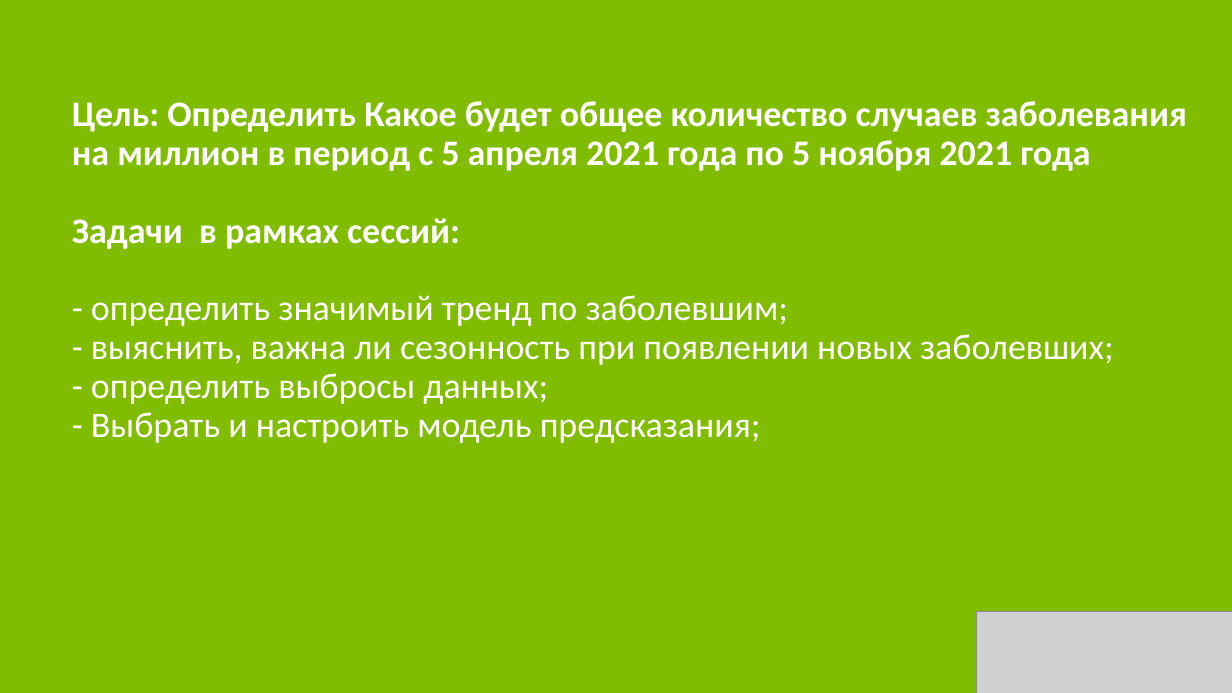
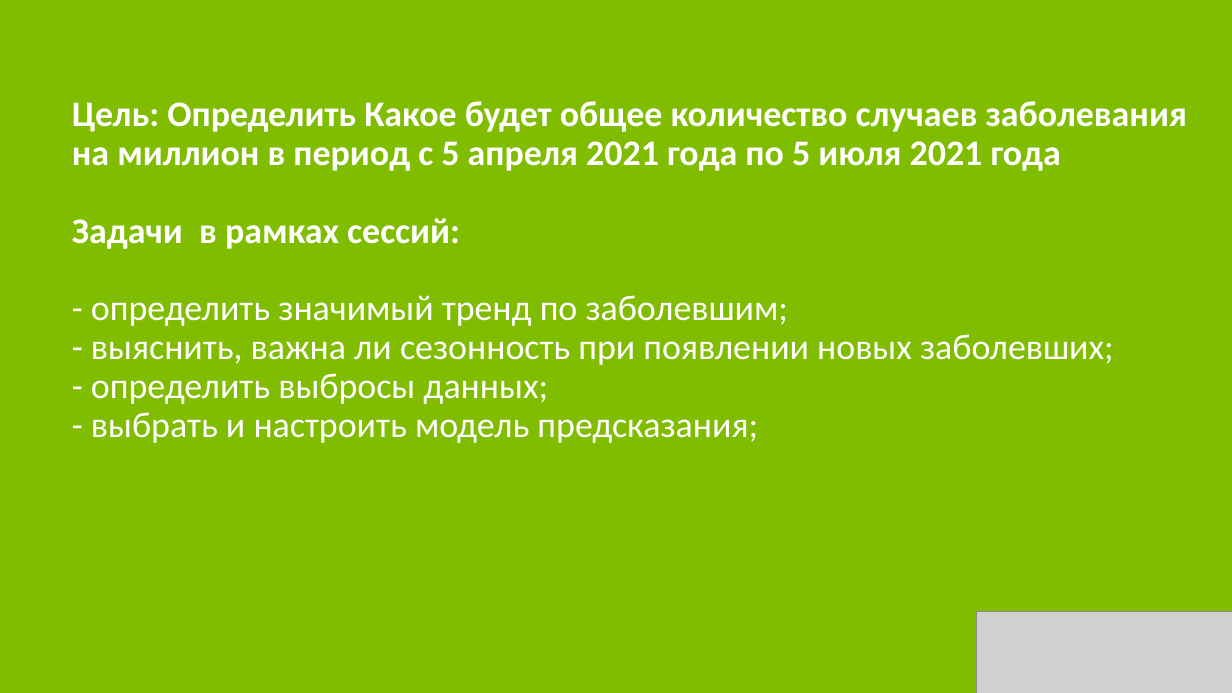
Before and after one commit to KseniyaSilenkova/-Final_examination_Switzerland, a slide deck: slide 2 of Презентация.pptx. Drawn at 1232x693 pixels with LibreOffice and Linux fonts; fonts in the diff are those of the drawing; grey boxes stand for pictures. Boxes give left, top, right and bottom in pixels: in the first picture for what was removed or moved away, otherwise in the second. Text is boxed around its words. In the diff, an @@ line names an element or a change of style, - is before the commit and + after.

```diff
--- a/Презентация.pptx
+++ b/Презентация.pptx
@@ title at <box>72,101,1187,443</box>: text changed @@
-Цель: Определить Какое будет общее количество случаев заболевания на миллион в период с 5 апреля 2021 года по 5 ноября 2021 года
-Задачи в рамках сессий:
-- определить значимый тренд по заболевшим;
-- выяснить, важна ли сезонность при появлении новых заболевших;
-- определить выбросы данных;
-- Выбрать и настроить модель предсказания;
+Цель: Определить Какое будет общее количество случаев заболевания на миллион в период с 5 апреля 2021 года по 5 июля 2021 года
+Задачи в рамках сессий:
+- определить значимый тренд по заболевшим;
+- выяснить, важна ли сезонность при появлении новых заболевших;
+- определить выбросы данных;
+- выбрать и настроить модель предсказания;
```
Also in this commit, not shown: 4 slides added, 17 slides removed.
